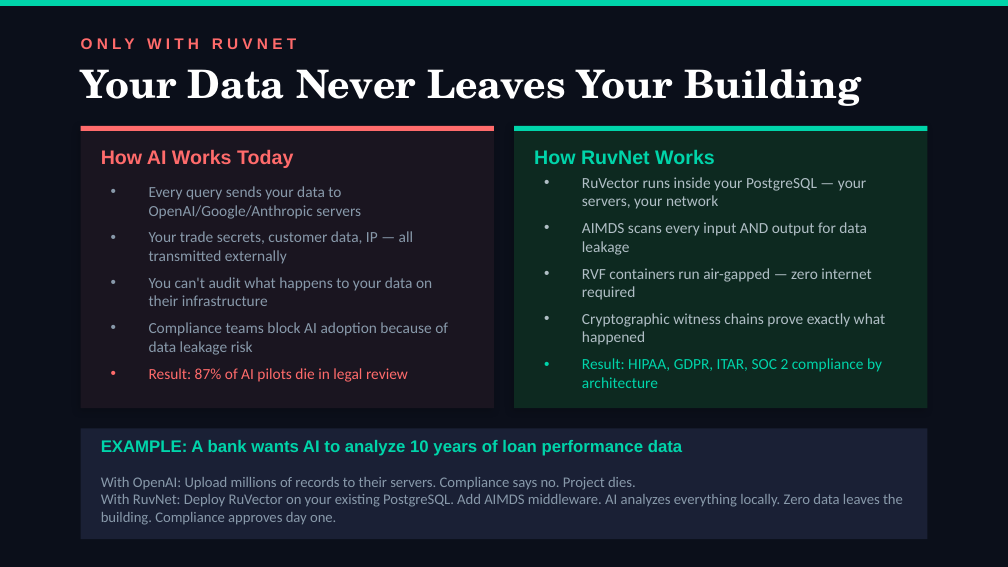
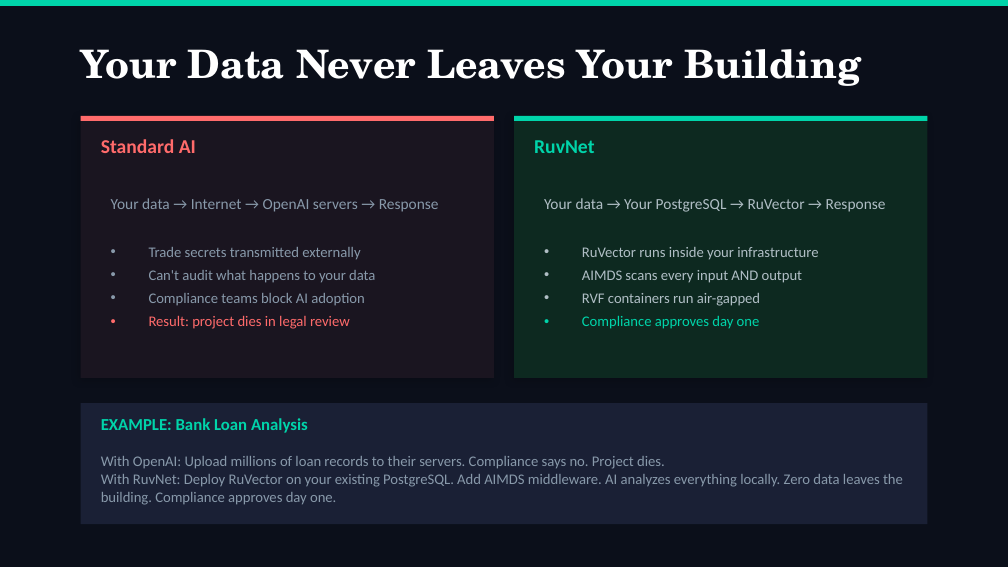
Before and after one commit to JLMA-Agentic-Ai/jlma-Ask-Ruvnet, a slide deck: slide 6 of docs/presentations/CEO-Deck-RuvNet-2026.pptx (slide 7 before the commit). Drawn at 1008x567 pixels with LibreOffice and Linux fonts; fonts in the diff are those of the drawing; background and template pictures are left out. Boxes give left, top, right and bottom in pixels: in the first picture for what was removed or moved away, otherwise in the second. Text is boxed around its words. In the diff, an @@ line names an element or a change of style, - is before the commit and + after.

```diff
--- a/docs/presentations/CEO-Deck-RuvNet-2026.pptx
+++ b/docs/presentations/CEO-Deck-RuvNet-2026.pptx
@@ text "Your Data Never Leaves Your ...": place and size @@
-text "Your Data Never Leaves Your ..." at [81,69,861,106]
+text "Your Data Never Leaves Your ..." at [81,49,861,86]
@@ text removed at [81,30,383,55] @@
-ONLY WITH RUVNET
@@ rectangle: place and size @@
-rectangle at [81,126,494,131]
+rectangle at [81,116,494,121]
@@ rectangle: place and size @@
-rectangle at [81,126,494,408]
+rectangle at [81,116,494,378]
@@ rectangle: place and size @@
-rectangle at [514,126,927,131]
+rectangle at [514,116,927,121]
@@ rectangle: place and size @@
-rectangle at [514,126,927,408]
+rectangle at [514,116,927,378]
@@ text at [101,139,196,153]: text changed; font Arial to Calibri @@
-How AI Works Today
+Standard AI
@@ text at [534,140,594,153]: text changed; font Arial to Calibri @@
-How RuvNet Works
+RuvNet
@@ text at [111,198,439,329]: text changed; size 11 to 10.5 pt @@
-• Every query sends your data to OpenAI/Google/Anthropic servers
-• Your trade secrets, customer data, IP — all transmitted externally
-• You can't audit what happens to your data on their infrastructure
-• Compliance teams block AI adoption because of data leakage risk
-• Result: 87% of AI pilots die in legal review
+Your data → Internet → OpenAI servers → Response
+• Trade secrets transmitted externally
+• Can't audit what happens to your data
+• Compliance teams block AI adoption
+• Result: project dies in legal review
@@ text at [544,198,886,329]: text changed; size 11 to 10.5 pt @@
-• RuVector runs inside your PostgreSQL — your servers, your network
-• AIMDS scans every input AND output for data leakage
-• RVF containers run air-gapped — zero internet required
-• Cryptographic witness chains prove exactly what happened
-• Result: HIPAA, GDPR, ITAR, SOC 2 compliance by architecture
+Your data → Your PostgreSQL → RuVector → Response
+• RuVector runs inside your infrastructure
+• AIMDS scans every input AND output
+• RVF containers run air-gapped
+• Compliance approves day one
@@ rectangle: place and size @@
-rectangle at [81,428,927,539]
+rectangle at [81,403,927,524]
@@ text at [101,418,308,433]: text changed; font Arial to Calibri @@
-EXAMPLE: A bank wants AI to analyze 10 years of loan performance data
+EXAMPLE: Bank Loan Analysis
@@ text "With OpenAI: Upload millions of ...": place and size @@
-text "With OpenAI: Upload millions of ..." at [101,477,903,525]
+text "With OpenAI: Upload millions of ..." at [101,456,903,505]
@@ text at [101,456,665,469]: text changed @@
-With OpenAI: Upload millions of records to their servers. Compliance says no. Project dies.
+With OpenAI: Upload millions of loan records to their servers. Compliance says no. Project dies.
```
Also in this commit, not shown: 14 other slides changed, 4 slides added, 4 slides removed, 3 other files.
